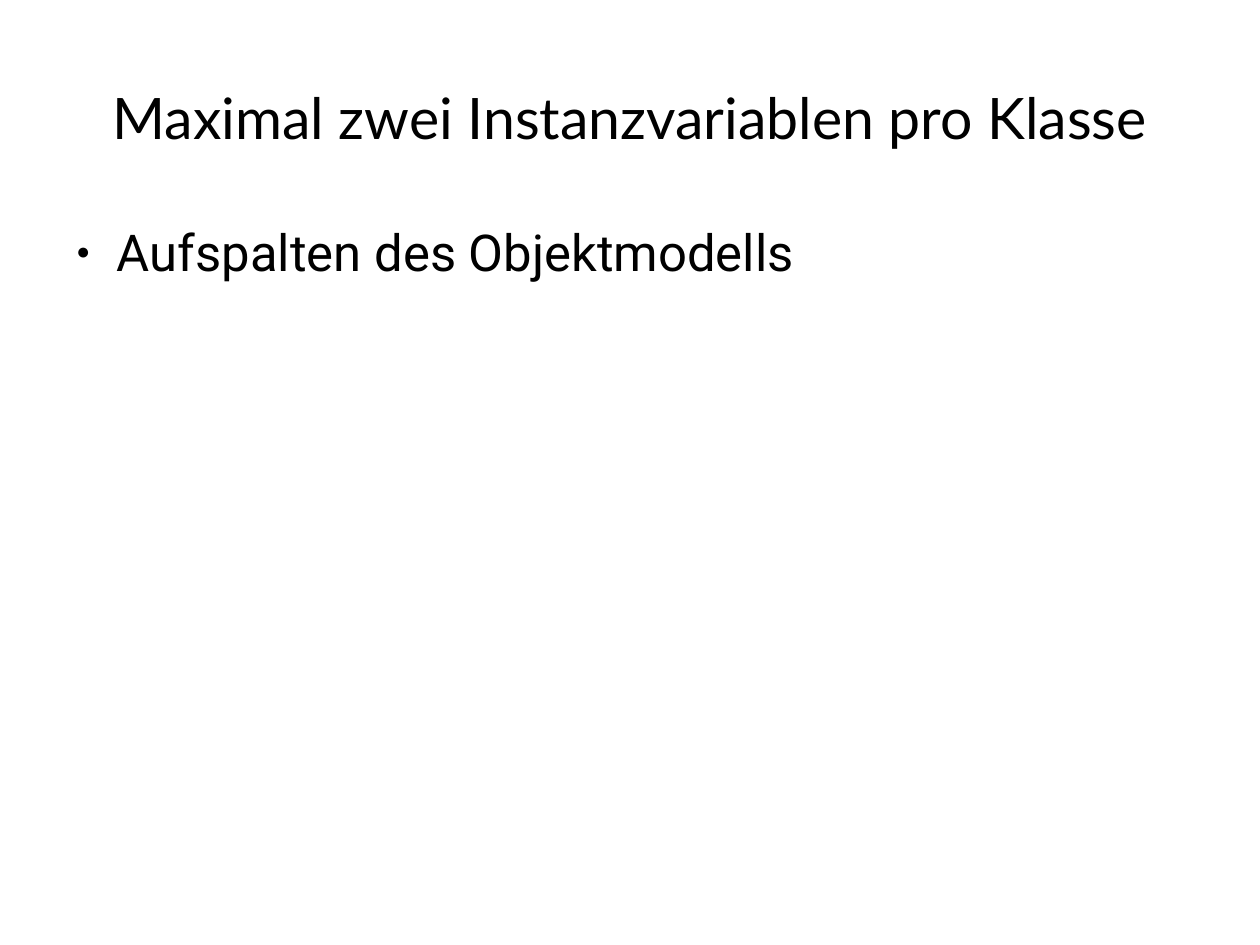
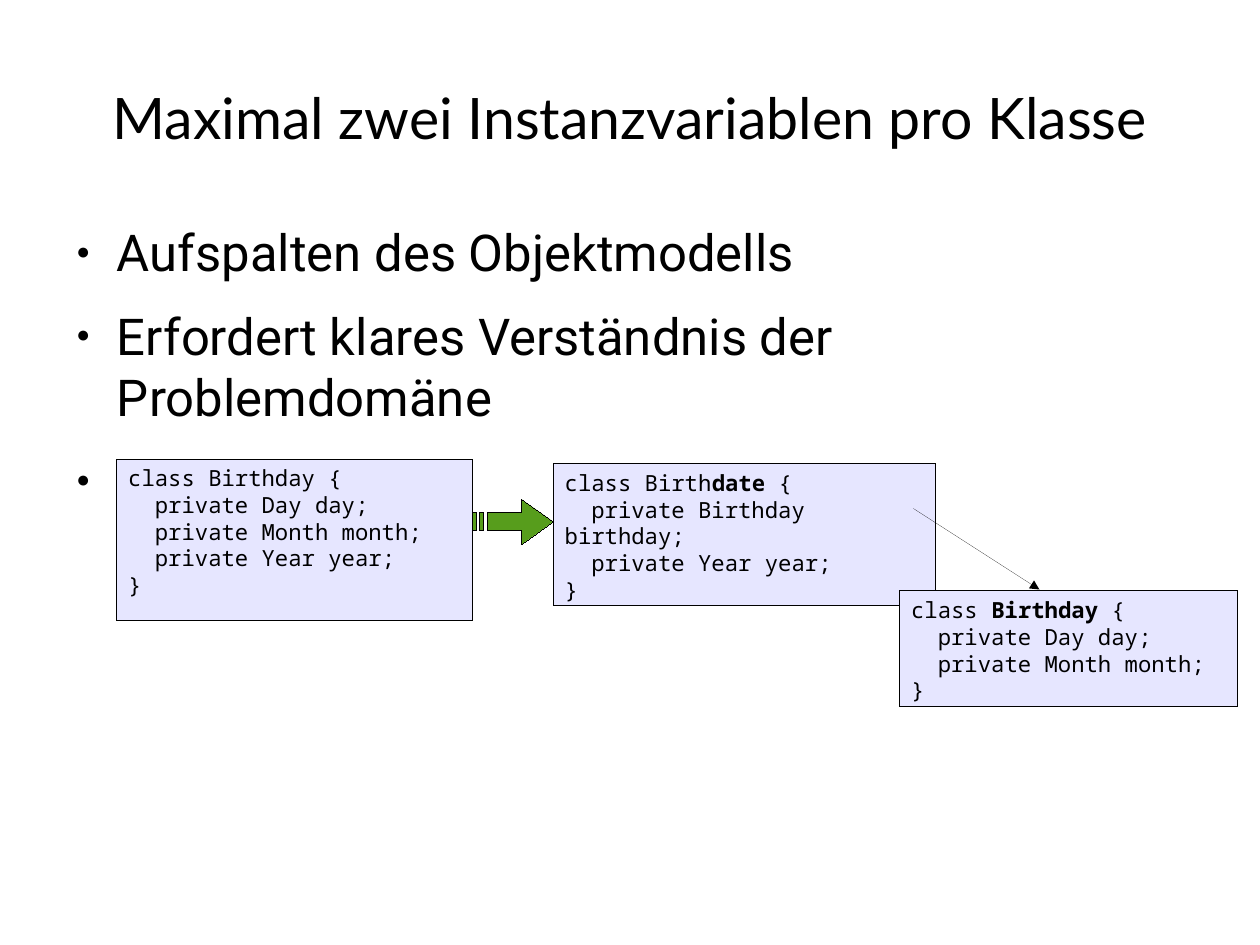
Before and after one commit to dlindner/vorlesung-se2-dhbw, a slide deck: slide 12 of added_2009/Object Calisthenics.odp. Drawn at 1260x945 pixels with LibreOffice and Linux fonts; fonts in the diff are those of the drawing; background and template pictures are left out. Boxes give left, top, right and bottom in pixels: in the first picture for what was removed or moved away, otherwise in the second. Text is boxed around its words. In the diff, an @@ line names an element or a change of style, - is before the commit and + after.

Commit message:
Verbesserte Folien mit Beispielen

```diff
--- a/added_2009/Object Calisthenics.odp
+++ b/added_2009/Object Calisthenics.odp
@@ text at box(117, 316, 833, 512): paragraphs added @@
+● Erfordert klares Verständnis der Problemdomäne
+● Beispiel:
@@ rectangle added at box(117, 460, 472, 622), fill #E6E6FF, outline #000000 0 pt, 14 pt, text #000000 @@
+class Birthday {
+private Day day;
+private Month month;
+private Year year;
+}
@@ rectangle added at box(553, 464, 936, 606), fill #E6E6FF, outline #000000 0 pt, 14 pt, text #000000 @@
+class Birthdate {
+private Birthday birthday;
+private Year year;
+}
@@ freeform shape added at box(472, 500, 553, 544), fill #579D1C, outline #000000 0 pt @@
@@ arrow added from (914, 509) to (1039, 590), #000000 0 pt @@
@@ rectangle added at box(900, 591, 1237, 707), fill #E6E6FF, outline #000000 0 pt, 14 pt, text #000000 @@
+class Birthday {
+private Day day;
+private Month month;
+}
```
Also in this commit, not shown: 9 other slides changed, 1 slide added, 1 slide removed.
